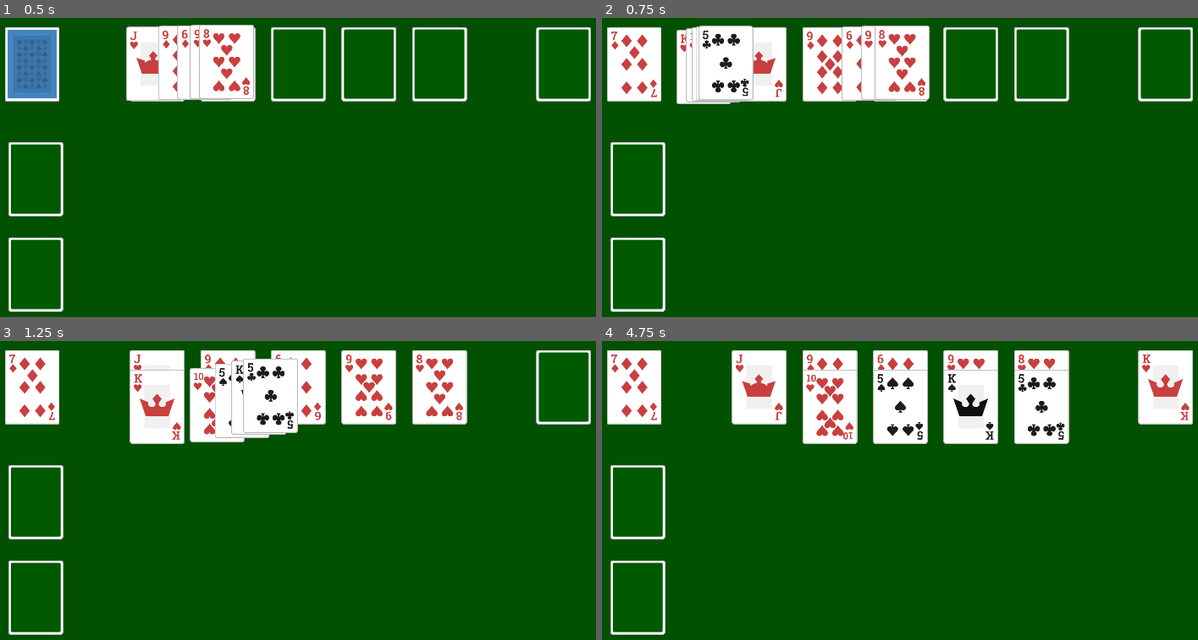
Above: before the commit, frames 1-4 (two rows, left to right).
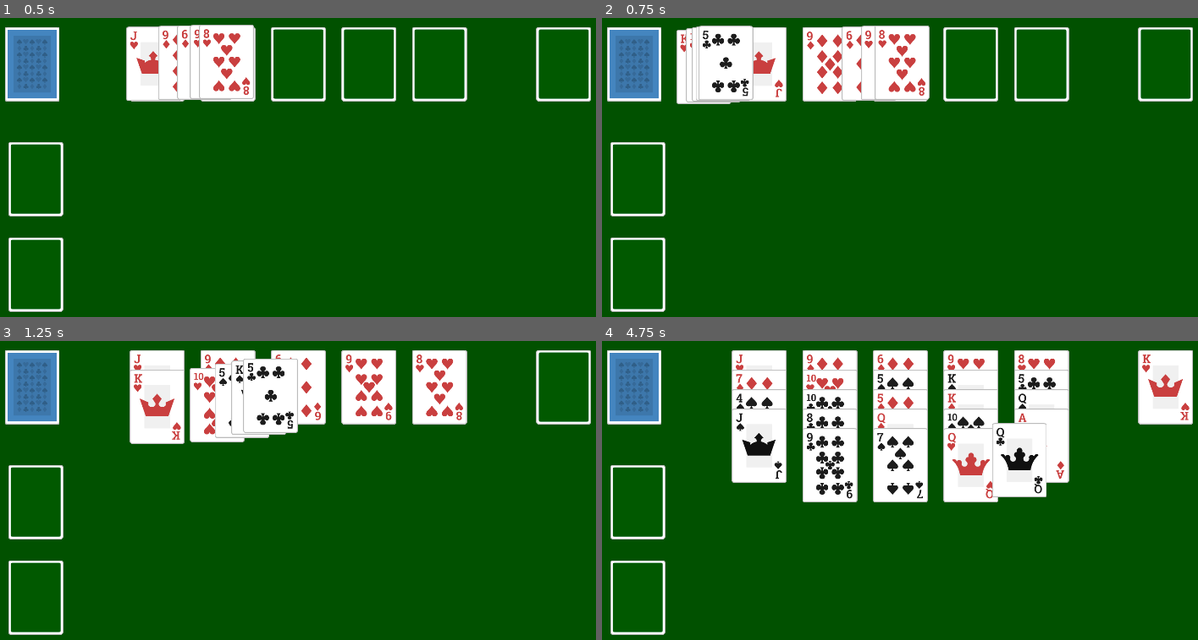
Above: after the commit, the same moments.

Repository: tcfitzgerald/lucky-13
Game: Godot game, scene res://Board/Board.tscn
Two runs of this game, one before a commit and one after it. Both use one fixed random seed, a clock stepped at 60 frames per second and the inputs below.
Inputs (mouse positions are in pixels of both pictures, inside the frame that each line leads up to):
- Up to frame 1 (0.5 s): no input
- Up to frame 2 (0.75 s): click (631, 62) at 0.52 s
- Up to frame 3 (1.25 s): no input
- Up to frame 4 (4.75 s): click (756, 385) at 1.27 s; click (631, 385) at 2.02 s; click (631, 385) at 2.77 s; click (631, 385) at 3.52 s; click (756, 385) at 4.27 s

Frame 1 is identical in both runs. In frame 2, 1.9% of the frame differs, in the area x 1-10%, y 3-27%; in frame 3, 1.9%; in frame 4, 14%, in the area x 0-79%, y 3-54%.

Commit message:
Ok, now undo should work correctly...

Diff:
--- a/Board/Board.gd
+++ b/Board/Board.gd
@@ -105,9 +105,9 @@
 
 func update_deck() -> void:
 	if deck.get_card_count() == 0:
+		deck.update_display('hide')
+	else:
 		deck.update_display('show')
-	else:
-		deck.update_display('hide')
 
 
 func get_playable_cards() -> Array:
